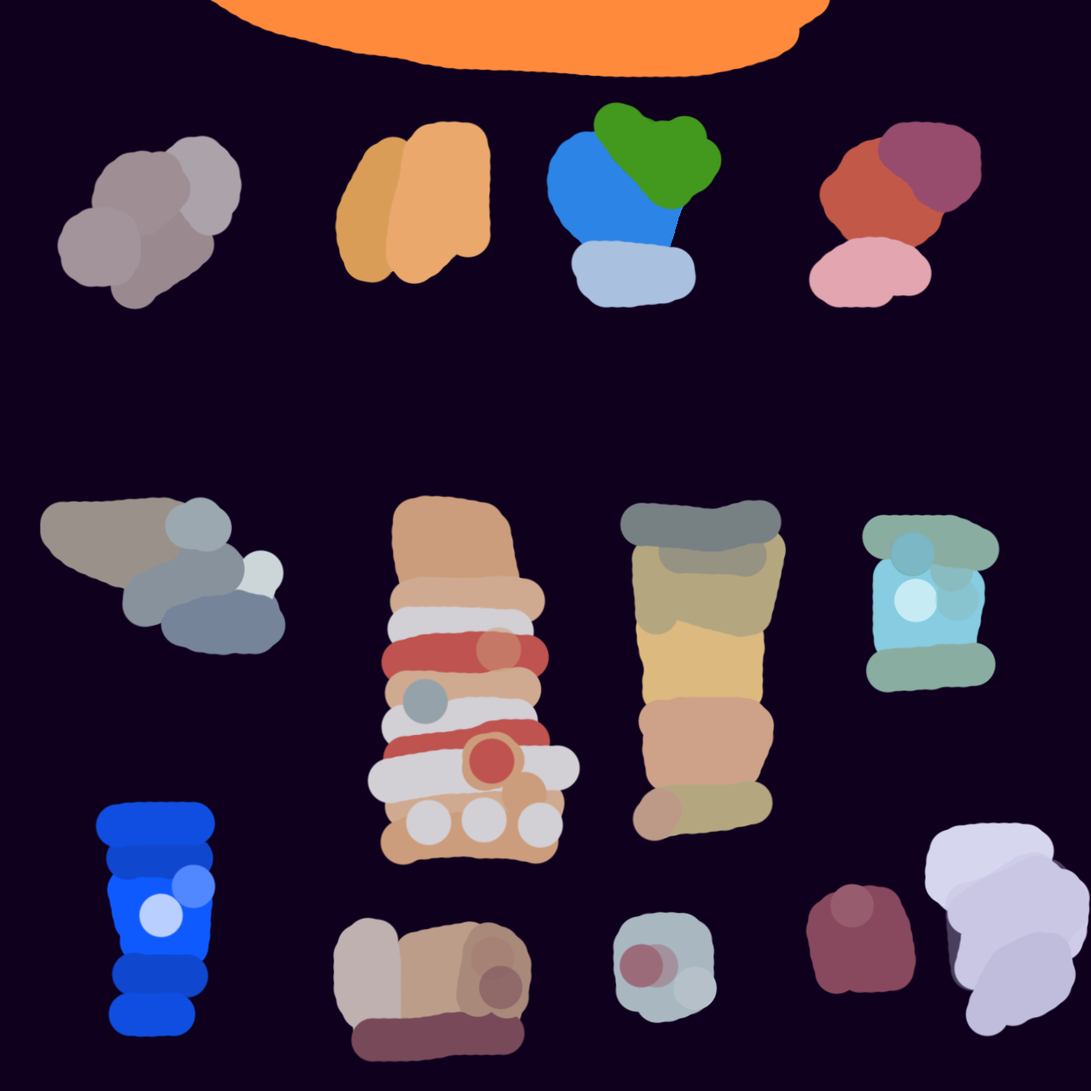
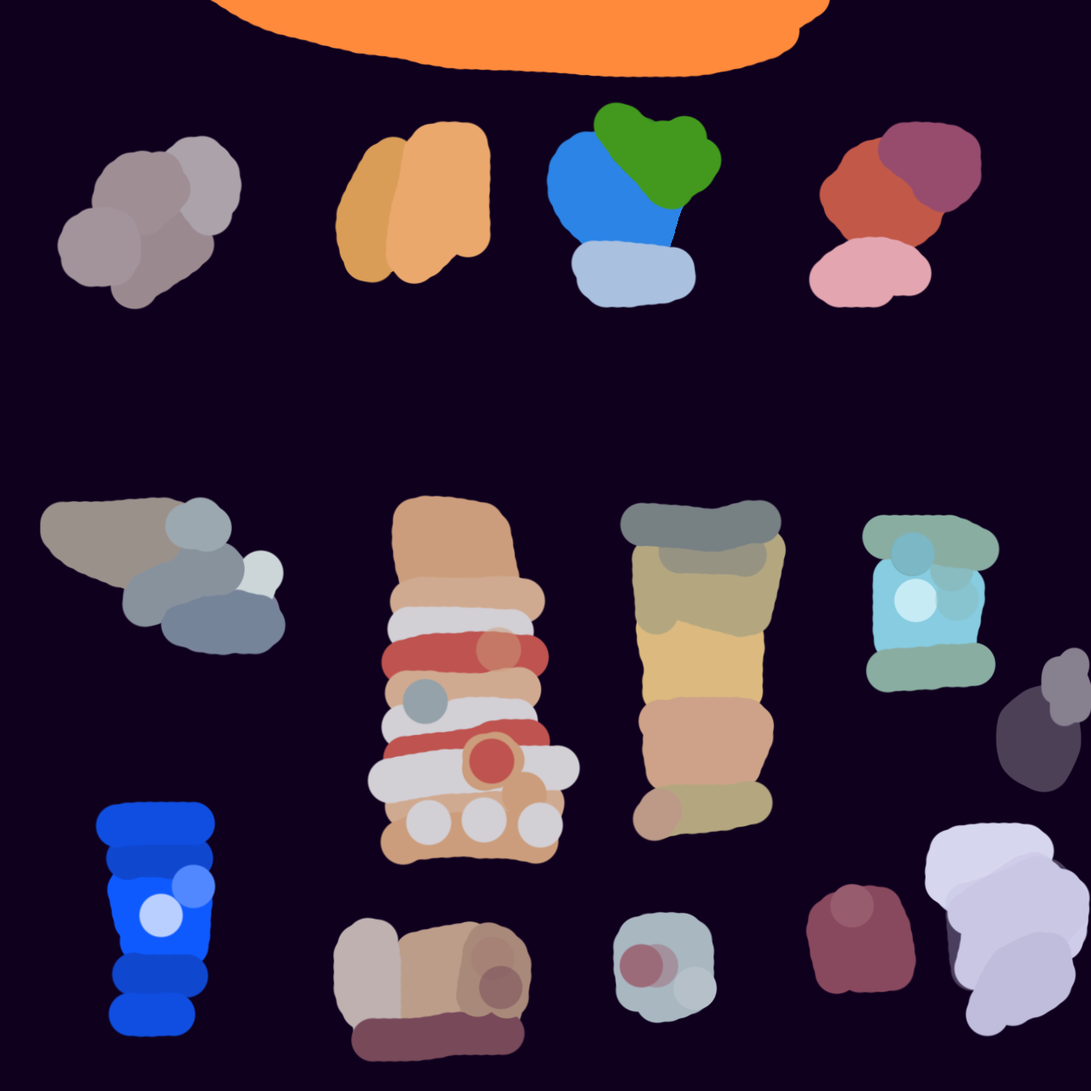
Comparing the layer stacks of the two 1091x1091 images. Changes:
painted on "Background" over [995, 647, 1091, 794]
